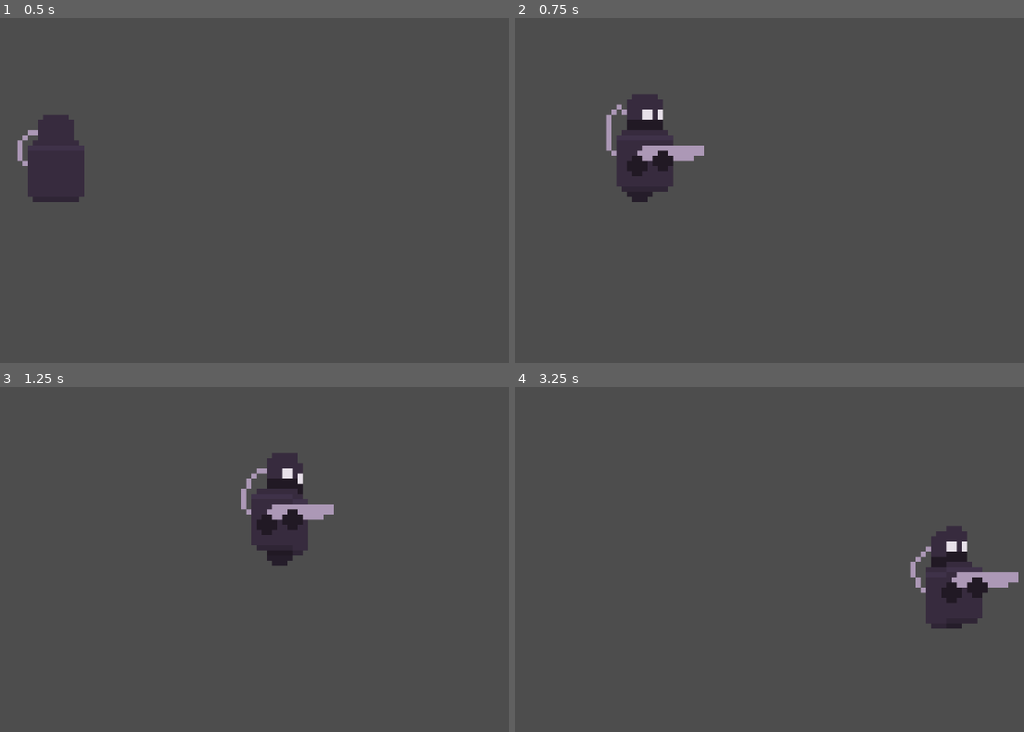
Above: before the commit, frames 1-4 (two rows, left to right).
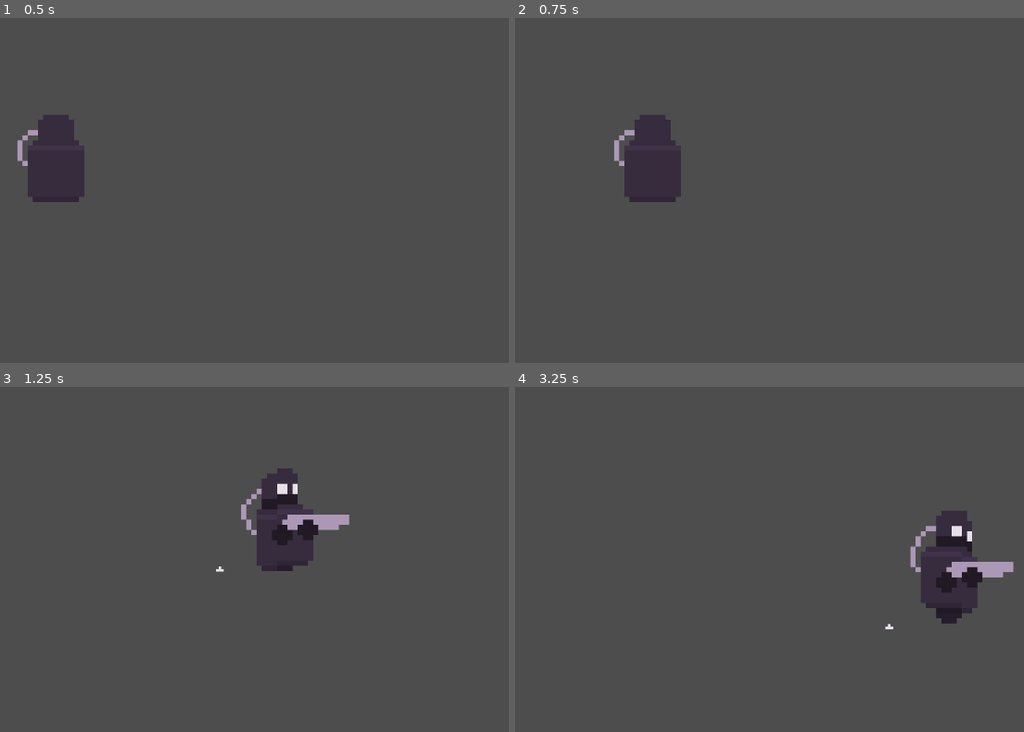
Above: after the commit, the same moments.

Repository: kfahmi77/journey-godot2d
Game: Godot game, scene res://scenes/level.tscn
Two runs of this game, one before a commit and one after it. Both use one fixed random seed, a clock stepped at 60 frames per second and the inputs below.
Inputs:
- Up to frame 1 (0.5 s): no input
- Up to frame 2 (0.75 s): tap Enter at 0.5 s; hold D (move_right) from 0.53 s (still down); tap Shift (dashing) at 0.6 s
- Up to frame 3 (1.25 s): keep holding D (move_right)
- Up to frame 4 (3.25 s): release D (move_right) at 1.28 s; hold S (move_backward) 1.28-2.03 s; tap Shift (dashing) at 1.35, 2.1, 2.85 s; hold D (move_right) 2.03-2.78 s; hold W (move_forward) from 2.78 s (still down)

Frame 1 is identical in both runs. In frame 2, 2.3% of the frame differs, in the area x 17-38%, y 22-54%; in frame 3, 3.1%, in the area x 42-69%, y 19-54%; in frame 4, 2.9%.

Commit message:
add fx movement

Diff:
--- a/scenes/character.tscn
+++ b/scenes/character.tscn
@@ -7,6 +7,7 @@
 [ext_resource type="Texture2D" uid="uid://cc34ufvhs6yuh" path="res://assets/character/Bot Wheel/static idle.png" id="4_nyip8"]
 [ext_resource type="Texture2D" uid="uid://b327fhgpvnt1e" path="res://assets/character/Bot Wheel/shoot without FX.png" id="6_j77mo"]
 [ext_resource type="Texture2D" uid="uid://dg7icngk70lbi" path="res://assets/character/Bot Wheel/move without FX.png" id="6_xmako"]
+[ext_resource type="Texture2D" uid="uid://1j10inrg3l7g" path="res://assets/character/Bot Wheel/move FX.png" id="8_c5nia"]
 
 [sub_resource type="CapsuleShape2D" id="CapsuleShape2D_0bn5y"]
 
@@ -230,6 +231,70 @@
 "loop": false,
 "name": &"shoot",
 "speed": 4.0
+}]
+
+[sub_resource type="AtlasTexture" id="AtlasTexture_wpluh"]
+atlas = ExtResource("8_c5nia")
+region = Rect2(8, 183, 15, 24)
+
+[sub_resource type="AtlasTexture" id="AtlasTexture_8p4pa"]
+atlas = ExtResource("8_c5nia")
+region = Rect2(8, 159, 15, 24)
+
+[sub_resource type="AtlasTexture" id="AtlasTexture_ji6i6"]
+atlas = ExtResource("8_c5nia")
+region = Rect2(8, 135, 15, 24)
+
+[sub_resource type="AtlasTexture" id="AtlasTexture_lplnv"]
+atlas = ExtResource("8_c5nia")
+region = Rect2(8, 111, 15, 24)
+
+[sub_resource type="AtlasTexture" id="AtlasTexture_l1n5k"]
+atlas = ExtResource("8_c5nia")
+region = Rect2(8, 87, 15, 24)
+
+[sub_resource type="AtlasTexture" id="AtlasTexture_m12hd"]
+atlas = ExtResource("8_c5nia")
+region = Rect2(8, 63, 15, 24)
+
+[sub_resource type="AtlasTexture" id="AtlasTexture_wef0e"]
+atlas = ExtResource("8_c5nia")
+region = Rect2(8, 39, 15, 24)
+
+[sub_resource type="AtlasTexture" id="AtlasTexture_snkdr"]
+atlas = ExtResource("8_c5nia")
+region = Rect2(8, 15, 15, 24)
+
+[sub_resource type="SpriteFrames" id="SpriteFrames_peeuq"]
+animations = [{
+"frames": [{
+"duration": 1.0,
+"texture": SubResource("AtlasTexture_wpluh")
+}, {
+"duration": 1.0,
+"texture": SubResource("AtlasTexture_8p4pa")
+}, {
+"duration": 1.0,
+"texture": SubResource("AtlasTexture_ji6i6")
+}, {
+"duration": 1.0,
+"texture": SubResource("AtlasTexture_lplnv")
+}, {
+"duration": 1.0,
+"texture": SubResource("AtlasTexture_l1n5k")
+}, {
+"duration": 1.0,
+"texture": SubResource("AtlasTexture_m12hd")
+}, {
+"duration": 1.0,
+"texture": SubResource("AtlasTexture_wef0e")
+}, {
+"duration": 1.0,
+"texture": SubResource("AtlasTexture_snkdr")
+}],
+"loop": true,
+"name": &"move_fx",
+"speed": 8.0
 }]
 
 [node name="Character" type="CharacterBody2D"]
@@ -243,9 +308,18 @@
 position = Vector2(1, -2)
 scale = Vector2(8, 8)
 sprite_frames = SubResource("SpriteFrames_mli6f")
-animation = &"dash"
+animation = &"move"
 
 [node name="IdleTimer" type="Timer" parent="."]
 wait_time = 1.5
 
+[node name="FxAnimated" type="AnimatedSprite2D" parent="."]
+texture_filter = 1
+position = Vector2(-96, 63)
+scale = Vector2(4, 4)
+sprite_frames = SubResource("SpriteFrames_peeuq")
+animation = &"move_fx"
+frame = 7
+frame_progress = 1.0
+
 [connection signal="timeout" from="IdleTimer" to="." method="_on_idle_timer_timeout"]
--- /dev/null
+++ b/scenes/foot_step_fx.tscn
@@ -0,0 +1,77 @@
+[gd_scene load_steps=12 format=3 uid="uid://cggehcp34lul"]
+
+[ext_resource type="Texture2D" uid="uid://1j10inrg3l7g" path="res://assets/character/Bot Wheel/move FX.png" id="1_eqi80"]
+[ext_resource type="Script" path="res://scripts/foot_step_fx.gd" id="2_dagag"]
+
+[sub_resource type="AtlasTexture" id="AtlasTexture_yugjt"]
+atlas = ExtResource("1_eqi80")
+region = Rect2(8, 15, 15, 24)
+
+[sub_resource type="AtlasTexture" id="AtlasTexture_cj7dw"]
+atlas = ExtResource("1_eqi80")
+region = Rect2(8, 39, 15, 24)
+
+[sub_resource type="AtlasTexture" id="AtlasTexture_ig6dn"]
+atlas = ExtResource("1_eqi80")
+region = Rect2(8, 63, 15, 24)
+
+[sub_resource type="AtlasTexture" id="AtlasTexture_160ua"]
+atlas = ExtResource("1_eqi80")
+region = Rect2(8, 87, 15, 24)
+
+[sub_resource type="AtlasTexture" id="AtlasTexture_luyii"]
+atlas = ExtResource("1_eqi80")
+region = Rect2(8, 111, 15, 24)
+
+[sub_resource type="AtlasTexture" id="AtlasTexture_773wt"]
+atlas = ExtResource("1_eqi80")
+region = Rect2(8, 135, 15, 24)
+
+[sub_resource type="AtlasTexture" id="AtlasTexture_4gl6t"]
+atlas = ExtResource("1_eqi80")
+region = Rect2(8, 159, 15, 24)
+
+[sub_resource type="AtlasTexture" id="AtlasTexture_hadct"]
+atlas = ExtResource("1_eqi80")
+region = Rect2(8, 183, 15, 24)
+
+[sub_resource type="SpriteFrames" id="SpriteFrames_ekwvv"]
+animations = [{
+"frames": [{
+"duration": 1.0,
+"texture": SubResource("AtlasTexture_yugjt")
+}, {
+"duration": 1.0,
+"texture": SubResource("AtlasTexture_cj7dw")
+}, {
+"duration": 1.0,
+"texture": SubResource("AtlasTexture_ig6dn")
+}, {
+"duration": 1.0,
+"texture": SubResource("AtlasTexture_160ua")
+}, {
+"duration": 1.0,
+"texture": SubResource("AtlasTexture_luyii")
+}, {
+"duration": 1.0,
+"texture": SubResource("AtlasTexture_773wt")
+}, {
+"duration": 1.0,
+"texture": SubResource("AtlasTexture_4gl6t")
+}, {
+"duration": 1.0,
+"texture": SubResource("AtlasTexture_hadct")
+}],
+"loop": true,
+"name": &"move_fx",
+"speed": 8.0
+}]
+
+[node name="FootStepFX" type="Node2D"]
+texture_filter = 1
+scale = Vector2(2, 2)
+
+[node name="MoveFx" type="AnimatedSprite2D" parent="."]
+sprite_frames = SubResource("SpriteFrames_ekwvv")
+animation = &"move_fx"
+script = ExtResource("2_dagag")
--- a/scripts/character.gd
+++ b/scripts/character.gd
@@ -3,28 +3,27 @@
 @export var speed = 300
 
 @onready var animated_sprite = $AnimatedSprite2D
-@onready var idle_timer = $IdleTimer
+@onready var animated_fx = $FxAnimated
 
-@export var dash_speed = 800  # Kecepatan dash
-@export var dash_duration = 0.3  # Durasi dash
-@export var dash_cooldown = 2.0  # Cooldown dash
-var is_dashing = false  # Status sedang dash
-var can_dash = true  # Apakah dash bisa dilakukan
-var dash_direction = Vector2.ZERO  # Arah dash
+@export var dash_speed = 800
+@export var dash_duration = 0.3
+@export var dash_cooldown = 2.0
+var is_dashing = false
+var can_dash = true
+var dash_direction = Vector2.ZERO
 
 func _ready():
-	idle_timer.one_shot = true  # Timer hanya memicu sekali
 	animated_sprite.play("idle")
+	animated_fx.hide()  # Sembunyikan efek langkah di awal
 
-func _physics_process(delta):
-	# Get input direction
+func _physics_process(_delta):
 	var direction = Vector2.ZERO
 	direction.x = Input.get_axis("move_left", "move_right")
 	direction.y = Input.get_axis("move_forward", "move_backward")
 	direction = direction.normalized()
 
-	if Input.is_action_just_pressed("dashing") and can_dash:
-		print("dash is pressed")
+	# Dash dengan syarat ada input movement
+	if Input.is_action_just_pressed("dashing") and can_dash and direction != Vector2.ZERO:
 		start_dash(direction)
 
 	if is_dashing:
@@ -32,31 +31,39 @@
 	else:
 		velocity = direction * speed
 
-	# Mengatur arah sprite
+	# Flip sprite
 	if direction.x != 0:
 		animated_sprite.flip_h = direction.x < 0
 
-	# Mengatur animasi
-	if direction != Vector2.ZERO:
+	# Kondisi untuk state berjalan
+	if direction != Vector2.ZERO and !is_dashing:
+		# Animasi berjalan
 		animated_sprite.play("move")
-		idle_timer.stop()  # Hentikan timer jika ada input
+
+		# Tampilkan efek langkah
+		if !animated_fx.visible:
+			animated_fx.show()
+			animated_fx.flip_h = animated_sprite.flip_h
+		if direction.x < 0 :
+			animated_fx.position.x = abs(animated_fx.position.x)
+		else :
+			animated_fx.position.x = -abs(animated_fx.position.x)
+		animated_fx.play("move_fx")  # Mainkan animasi efek langkah
 	else:
-		if idle_timer.is_stopped():
-			idle_timer.start()  # Mulai timer jika tidak ada input
+		# Animasi idle
+		animated_sprite.play("idle")
+
+		# Sembunyikan efek langkah
+		if animated_fx.visible:
+			animated_fx.hide()
+			animated_fx.stop()  # Hentikan animasi efek langkah
 
 	move_and_slide()
 
-func _on_idle_timer_timeout():
-	print("Idle timer timeout triggered")
-	animated_sprite.play("idle")
-
 func start_dash(direction: Vector2):
-	if direction == Vector2.ZERO:
-		direction = Vector2.RIGHT
-
 	is_dashing = true
 	can_dash = false
-	dash_direction = direction
+	dash_direction = direction.normalized()
 
 	await get_tree().create_timer(dash_duration).timeout
 	end_dash()
@@ -64,7 +71,6 @@
 	await get_tree().create_timer(dash_cooldown).timeout
 	can_dash = true
 
-
 func end_dash():
 	is_dashing = false
 	velocity = Vector2.ZERO
--- /dev/null
+++ b/scripts/foot_step_fx.gd
@@ -0,0 +1,20 @@
+extends Node2D
+
+@onready var fx_sprite = $MoveFx  # Referensi ke AnimatedSprite2D
+
+func play(animation_name: String):
+	if fx_sprite:
+		fx_sprite.play(animation_name)
+
+func stop():
+	if fx_sprite:
+		fx_sprite.stop()
+
+func set_flip_h(flip: bool):
+	if fx_sprite:
+		fx_sprite.flip_h = flip
+
+func is_playing() -> bool:
+	if fx_sprite:
+		return fx_sprite.animation != "" and not fx_sprite.is_playing()
+	return false
Not shown: 1 places in scenes/character.tscn that only renumber resources
Not shown, added: .DS_Store
Not shown, added: assets/character/.DS_Store
